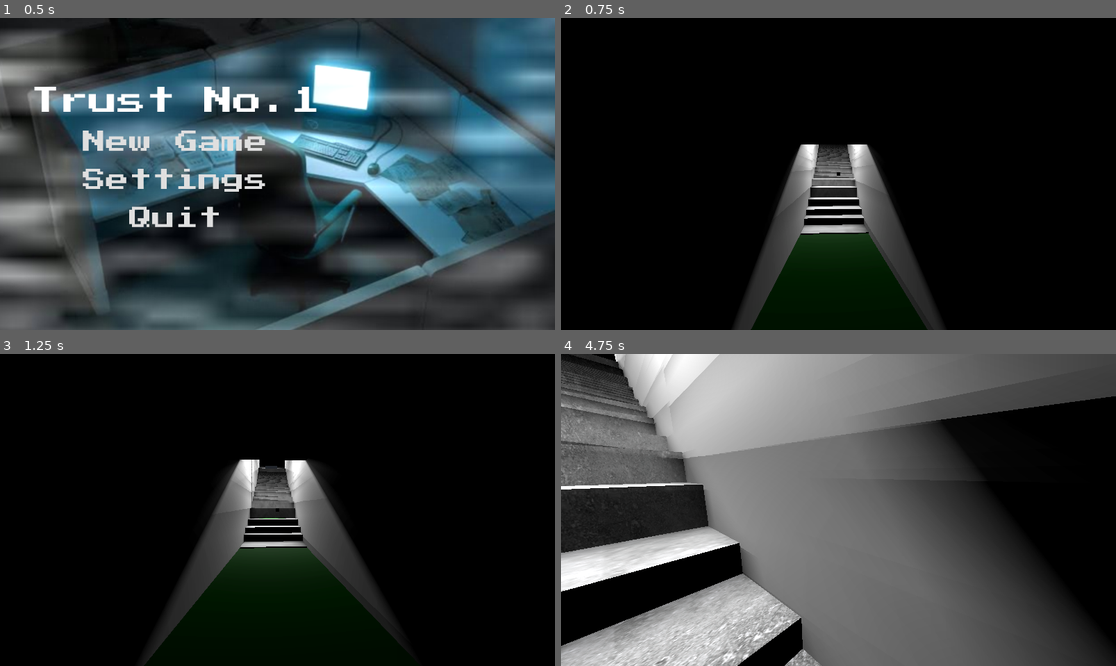
Above: before the commit, frames 1-4 (two rows, left to right).
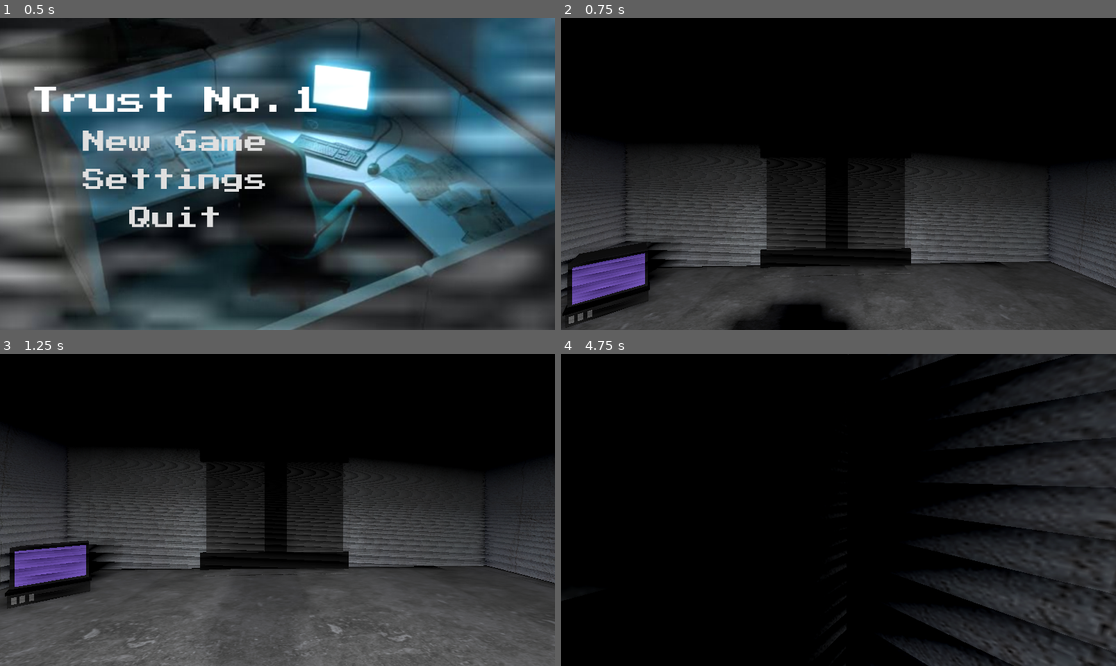
Above: after the commit, the same moments.

Repository: mitchglitchisdabestg/trust-no.-1game-jam
Game: Godot game, scene res://Scenes/main_menu/main_menu.tscn
Same seed, same stepped clock (60 frames per second), same inputs: the game is played once before the commit and once after it.
Inputs (mouse positions are in pixels of both pictures, inside the frame that each line leads up to):
- Up to frame 1 (0.5 s): no input
- Up to frame 2 (0.75 s): click "New Game" at 0.5 s
- Up to frame 3 (1.25 s): no input
- Up to frame 4 (4.75 s): move the mouse to (866, 510) at 1.27 s; hold C (Crouch) 1.28-2.03 s; hold W (Up) 1.28-4.28 s; tap Space (Jump) at 1.52, 2.27, 3.77, 4.52 s; move the mouse to (810, 510) at 2.02 s; tap E (Interact) at 2.1 s; move the mouse to (849, 503) at 2.77 s; hold Ctrl (MouseLock) 2.78-3.53 s; move the mouse to (810, 572) at 3.52 s; tap Shift (Sprint) at 3.6 s; move the mouse to (1005, 556) at 4.27 s; hold A (Left) from 4.28 s (still down); hold C (Crouch) from 4.28 s (still down)

Frame 1 is identical in both runs. In frame 2, 47% of the frame differs, in the area x 0-100%, y 39-100%; in frame 3, 60%; in frame 4, 85%, in the area x 0-100%, y 0-100%.

Commit message:
added filing cabnet

Diff:
--- /dev/null
+++ b/Scenes/Assets/filing cabnet.tscn
@@ -0,0 +1,5 @@
+[gd_scene format=3 uid="uid://bd5cckv58v5h5"]
+
+[ext_resource type="PackedScene" uid="uid://dvirl5g78q65u" path="res://Brackeys Gam Jam!/File cabnet.glb" id="1_wspw3"]
+
+[node name="cabnet" unique_id=838815503 instance=ExtResource("1_wspw3")]
--- a/Scenes/world/world.tscn
+++ b/Scenes/world/world.tscn
@@ -92,7 +92,7 @@
 [node name="Environment" type="Node3D" parent="." unique_id=16806332]
 
 [node name="Player" parent="." unique_id=423765952 instance=ExtResource("2_1fp7r")]
-transform = Transform3D(0.034044795, 0, 0.9994203, 0, 1, 0, -0.9994203, 0, 0.034044795, -103.386894, 2.060338, 44.024887)
+transform = Transform3D(0.034044795, 0, 0.9994203, 0, 1, 0, -0.9994203, 0, 0.034044795, -84.43235, 2.060338, 44.024887)
 
 [node name="Pause Menu" parent="." unique_id=1368006392 instance=ExtResource("4_fbtbp")]
 metadata/_edit_use_anchors_ = true
--- a/project.godot
+++ b/project.godot
@@ -31,6 +31,10 @@
 "res://Scenes/": "blue",
 "res://Scripts/": "green"
 }
+
+[filesystem]
+
+import/blender/enabled=false
 
 [input]
 
Not shown, added: Assets/New folder/File cabnet.glb.import
Binary file added: Brackeys Gam Jam!/File cabnet.glb
Not shown, added: Brackeys Gam Jam!/File cabnet.glb.import
Not shown, added: Brackeys Gam Jam!/1 ball.blend
Not shown, added: Brackeys Gam Jam!/1 ball.blend1
Not shown, added: Brackeys Gam Jam!/Couch.blend
Not shown, added: Brackeys Gam Jam!/Couch.blend1
Not shown, added: Brackeys Gam Jam!/File cabnet.blend
Not shown, added: Brackeys Gam Jam!/File cabnet.blend1
